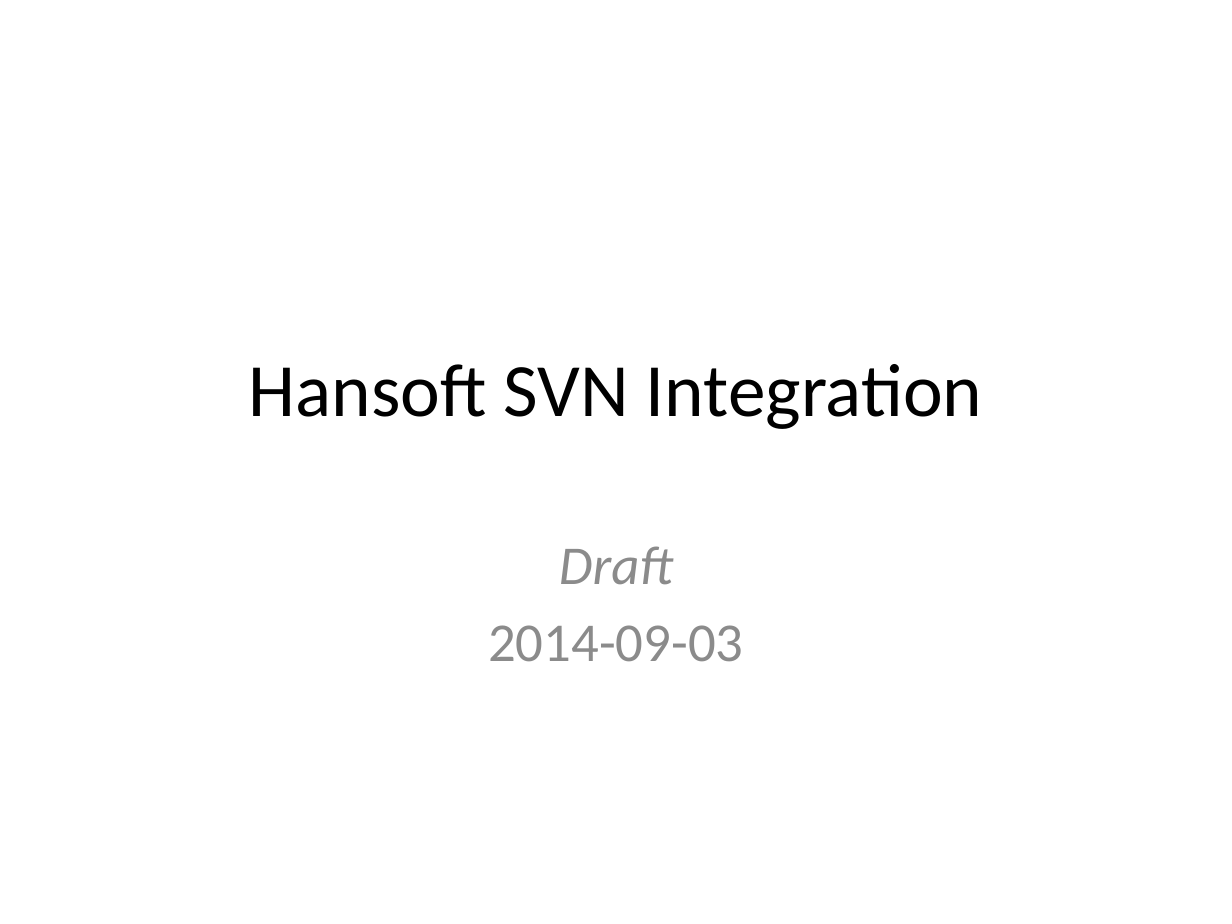
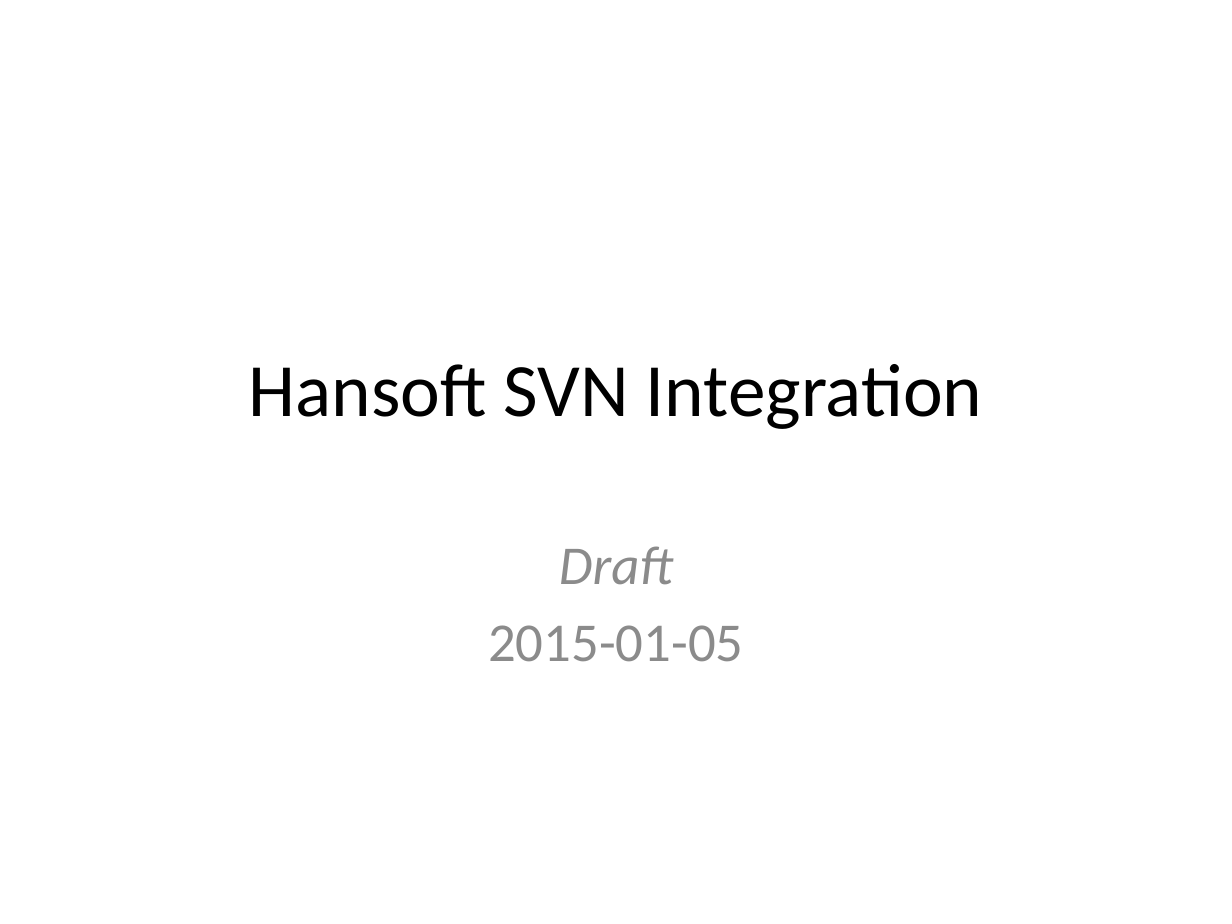
Before and after one commit to FindOut/hansoft-svn, a slide deck: slide 1 of HansoftSVN Integration Overview.pptx. Drawn at 1232x924 pixels with LibreOffice and Linux fonts; fonts in the diff are those of the drawing. Boxes give left, top, right and bottom in pixels: in the first picture for what was removed or moved away, otherwise in the second. Text is boxed around its words. In the diff, an @@ line names an element or a change of style, - is before the commit and + after.

Commit message:
Updates the HansoftSVN Integration Overview presentation with configuration details

```diff
--- a/HansoftSVN Integration Overview.pptx
+++ b/HansoftSVN Integration Overview.pptx
@@ subtitle at (x1=488, y1=625, x2=744, y2=662): text changed @@
-2014-09-03
+2015-01-05
```
Also in this commit, not shown: 4 other slides changed, 1 slide added.
